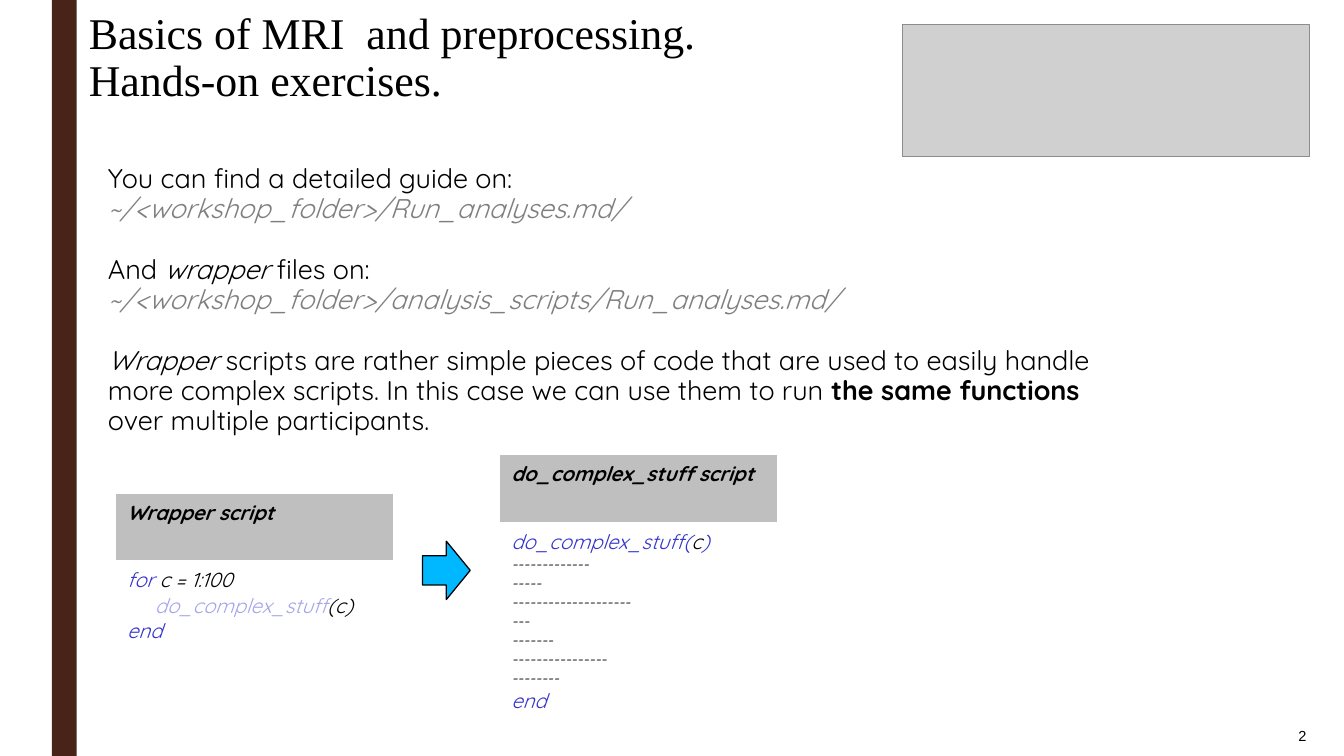
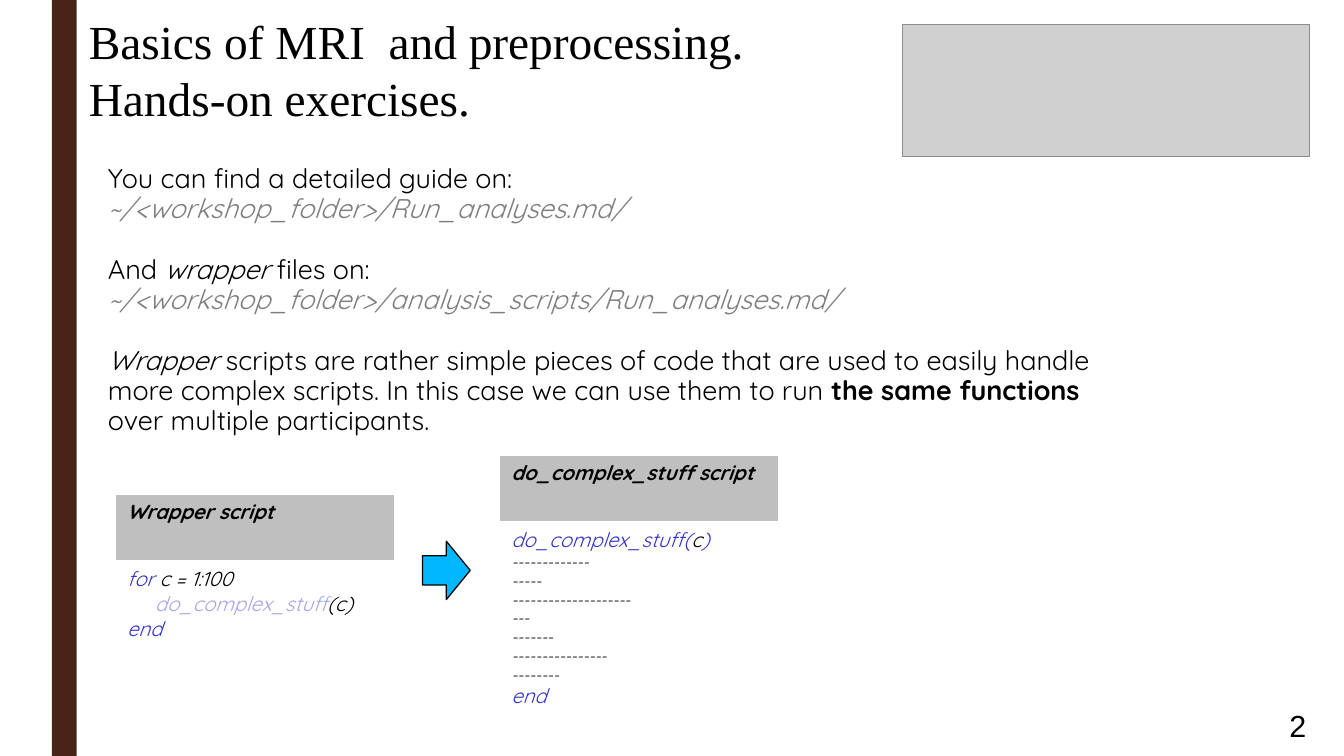
Before and after one commit to ortiztud/fmri_analysis_intro, a slide deck: slide 2 of slides/slides_session-2_hands-on.ppt. Drawn at 1344x756 pixels with LibreOffice and Linux fonts; fonts in the diff are those of the drawing; grey boxes stand for pictures; background and template pictures are left out. Boxes give left, top, right and bottom in pixels: in the first picture for what was removed or moved away, otherwise in the second. Text is boxed around its words. In the diff, an @@ line names an element or a change of style, - is before the commit and + after.

```diff
--- a/slides/slides_session-2_hands-on.ppt
+++ b/slides/slides_session-2_hands-on.ppt
@@ text "Basics of MRI and preprocessing." at (89,25,744,117): size 25.9 to 28 pt; line spacing 0.9 to 1 @@
@@ table at (500,455,778,731) @@
@@ line spacing 1 to 0.98 @@
@@ borders changed @@
@@ table at (115,494,394,666) @@
@@ line spacing 1 to 0.98 @@
@@ borders changed @@
@@ page number at (1289,715,1306,737): size 8.6 to 18 pt; line spacing 0.8 to 1 @@
```
Also in this commit, not shown: 2 other slides changed.
